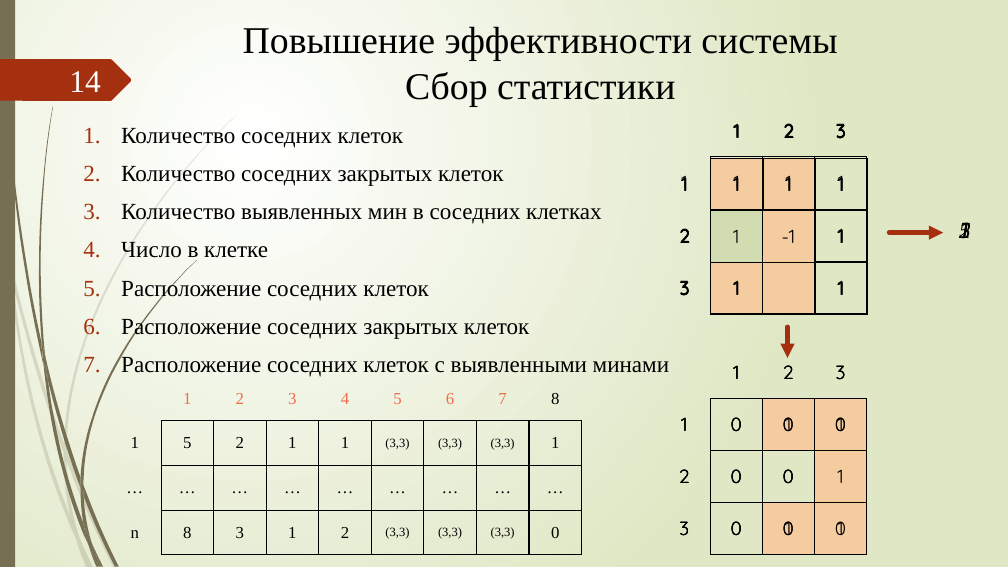
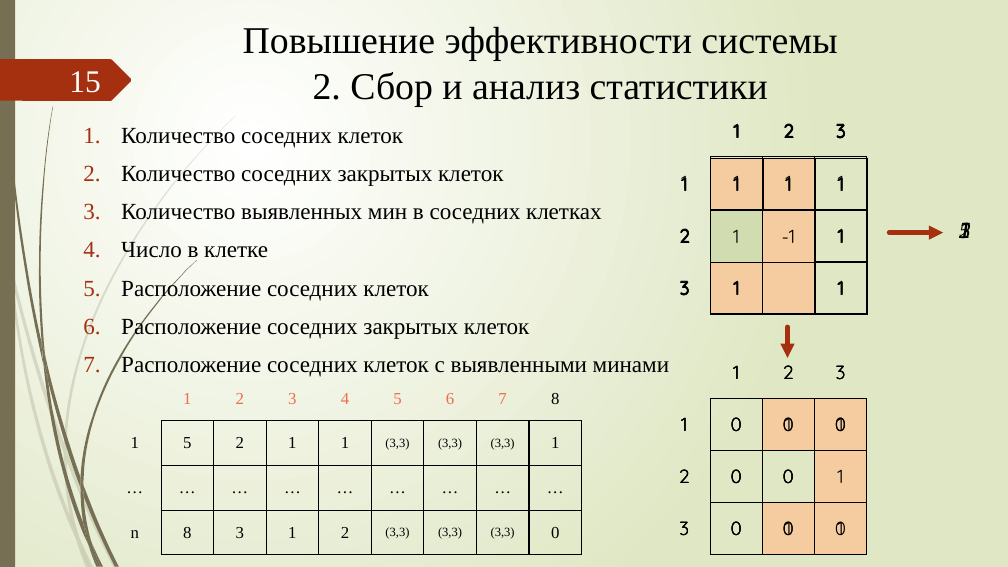
Before and after one commit to xex238/Diploma_2022, a slide deck: slide 15 of docs/Отчёты/ВКР/Новицкий_МПИ-20-4-2_ВКР_Презентация.pptx (slide 14 before the commit). Drawn at 1008x567 pixels with LibreOffice and Linux fonts; fonts in the diff are those of the drawing. Boxes give left, top, right and bottom in pixels: in the first picture for what was removed or moved away, otherwise in the second. Text is boxed around its words. In the diff, an @@ line names an element or a change of style, - is before the commit and + after.

```diff
--- a/docs/Отчёты/ВКР/Новицкий_МПИ-20-4-2_ВКР_Презентация.pptx
+++ b/docs/Отчёты/ВКР/Новицкий_МПИ-20-4-2_ВКР_Презентация.pptx
@@ title at (243,26,837,106): text changed @@
-Повышение эффективности системы
-Сбор статистики
+Повышение эффективности системы
+2. Сбор и анализ статистики
@@ page number at (69,71,100,93): text changed @@
-14
+15
```
Also in this commit, not shown: 9 other slides changed, 3 slides added, 1 slide removed, 6 other files.
